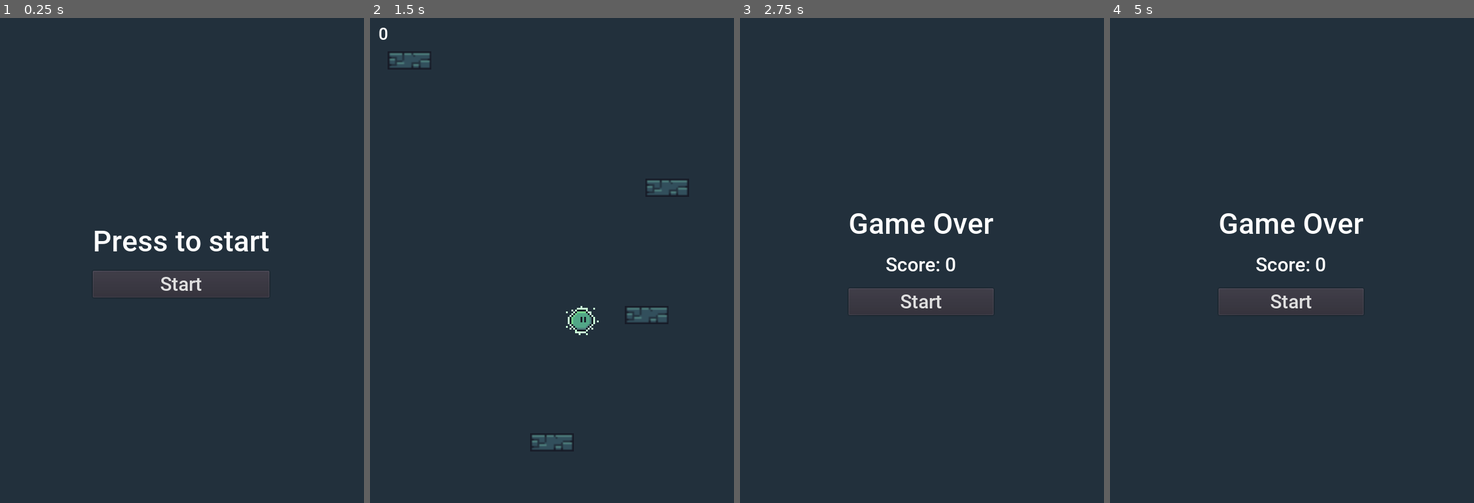
Above: before the commit, frames 1-4 (left to right).
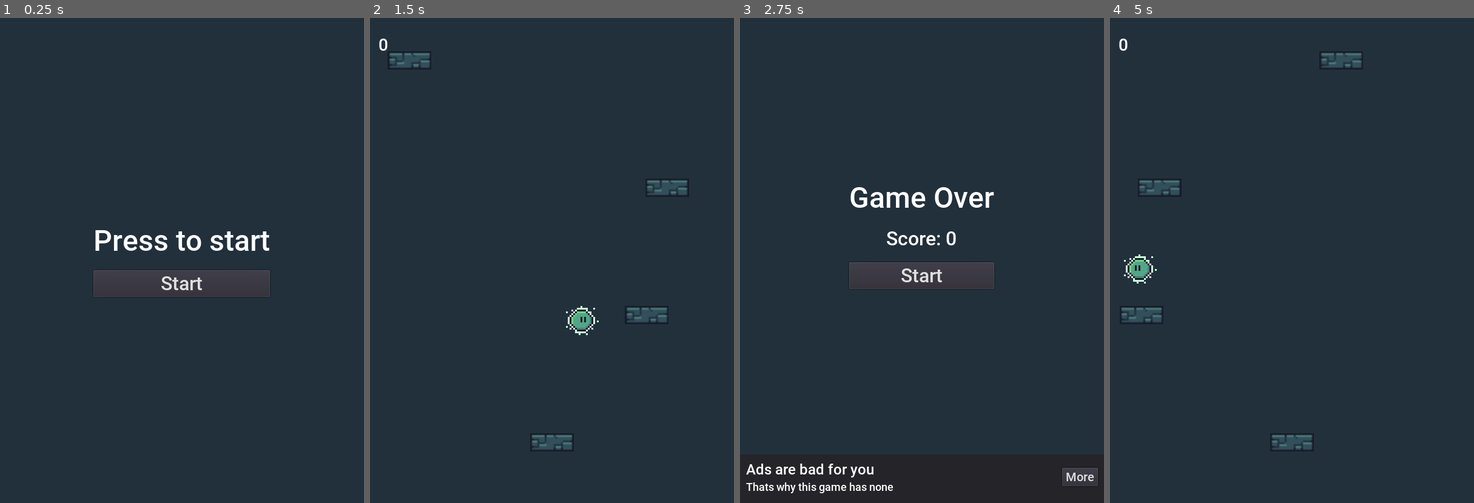
Above: after the commit, the same moments.

Repository: flofriday/jellow
Game: Godot game, scene res://World.tscn
Same seed, same stepped clock (60 frames per second), same inputs: the game is played once before the commit and once after it.
Inputs (mouse positions are in pixels of both pictures, inside the frame that each line leads up to):
- Up to frame 1 (0.25 s): no input
- Up to frame 2 (1.5 s): click "Start" at 0.5 s; hold Right (ui_right) from 1.28 s (still down)
- Up to frame 3 (2.75 s): keep holding Right (ui_right)
- Up to frame 4 (5 s): release Right (ui_right) at 2.75 s; click "Start" (after the commit: "More") at 2.75 s; click (1292, 275) at 3.5 s, where only the run after the commit has a clickable "Start"; hold Left (ui_left) from 4.28 s (still down)

The runs differ from the first frame. In frame 1, 0.7% of the frame differs, in the area x 25-75%, y 43-58%; in frame 2, less than 0.1%; in frame 3, 5.0%, in the area x 1-99%, y 34-98%; in frame 4, 3.3%.

Commit message:
Add "portals" and better UI
The UI isn't that different for the user but the code is much cleaner.

If the player gets out of the view on the right side it will come back
on the left side (just like doodle jump). Of course it also works with
the other sides.

Diff:
--- a/GUI.gd
+++ b/GUI.gd
@@ -1,26 +1,37 @@
 extends CanvasLayer
 
 signal start_game
+signal pause_game
+signal unpause_game
 
 var score = 0
 
 func _ready():
-	$MarginContainer/ScoreLabel.visible = false
-	$StartUI/CenterContainer/VBoxContainer/Score.visible = false
+	set_score(0)
+	$StartUI.visible = true
+	$GameUI.visible = false
+	$PauseUI.visible = false
+	$GameoverUI.visible = false
 
-func _on_Button_pressed():
+func set_score(_score):
+	score = _score
+	$GameUI/MarginContainer/ScoreLabel.text = str(score)
+	$GameoverUI/VBoxContainer/CenterContainer/VBoxContainer/Score.text = "Score: " + str(score)
+
+func _on_StartButton_pressed():
+	set_score(0)
+
 	$StartUI.visible = false
-	set_score(0)
-	$MarginContainer/ScoreLabel.visible = true
+	$GameUI.visible = true
+	$PauseUI.visible = false
+	$GameoverUI.visible = false
+
+	print("starting")
+
 	emit_signal("start_game")
 
 func show_game_over():
-	$StartUI/CenterContainer/VBoxContainer/Title.text = "Game Over"
-	$StartUI/CenterContainer/VBoxContainer/Score.text = "Score: " + str(score)
-	$StartUI/CenterContainer/VBoxContainer/Score.visible = true
-	$StartUI.visible = true
-	$MarginContainer/ScoreLabel.visible = false
-
-func set_score(_score):
-	score = _score
-	$MarginContainer/ScoreLabel.text = str(score)
+	$StartUI.visible = false
+	$GameUI.visible = false
+	$PauseUI.visible = false
+	$GameoverUI.visible = true
--- a/GUI.tscn
+++ b/GUI.tscn
@@ -1,7 +1,8 @@
-[gd_scene load_steps=7 format=2]
+[gd_scene load_steps=8 format=2]
 
 [ext_resource path="res://Roboto-Medium.ttf" type="DynamicFontData" id=1]
 [ext_resource path="res://GUI.gd" type="Script" id=2]
+[ext_resource path="res://NotAnAd.tscn" type="PackedScene" id=3]
 
 [sub_resource type="DynamicFont" id=1]
 size = 48
@@ -12,17 +13,18 @@
 font_data = ExtResource( 1 )
 
 [sub_resource type="DynamicFont" id=3]
+size = 28
+font_data = ExtResource( 1 )
+
+[sub_resource type="DynamicFont" id=4]
 size = 32
-font_data = ExtResource( 1 )
-
-[sub_resource type="DynamicFont" id=4]
-size = 28
 font_data = ExtResource( 1 )
 
 [node name="GUI" type="CanvasLayer"]
 script = ExtResource( 2 )
 
 [node name="StartUI" type="Control" parent="."]
+visible = false
 anchor_right = 1.0
 anchor_bottom = 1.0
 __meta__ = {
@@ -30,20 +32,17 @@
 }
 
 [node name="CenterContainer" type="CenterContainer" parent="StartUI"]
-anchor_left = -0.0012115
-anchor_right = 0.998788
-anchor_bottom = 1.0
-margin_top = 0.726929
-margin_bottom = 0.726929
+anchor_right = 1.0
+anchor_bottom = 1.0
 __meta__ = {
 "_edit_use_anchors_": false
 }
 
 [node name="VBoxContainer" type="VBoxContainer" parent="StartUI/CenterContainer"]
 margin_left = 154.0
-margin_top = 310.0
+margin_top = 339.0
 margin_right = 445.0
-margin_bottom = 489.0
+margin_bottom = 460.0
 custom_constants/separation = 20
 alignment = 1
 __meta__ = {
@@ -61,42 +60,160 @@
 "_edit_use_anchors_": false
 }
 
-[node name="Score" type="Label" parent="StartUI/CenterContainer/VBoxContainer"]
+[node name="StartButton" type="Button" parent="StartUI/CenterContainer/VBoxContainer"]
 margin_top = 77.0
 margin_right = 291.0
-margin_bottom = 115.0
+margin_bottom = 121.0
 custom_fonts/font = SubResource( 2 )
-text = "Score: 0"
-align = 1
-valign = 1
-__meta__ = {
-"_edit_use_anchors_": false
-}
-
-[node name="Button" type="Button" parent="StartUI/CenterContainer/VBoxContainer"]
-margin_top = 135.0
-margin_right = 291.0
-margin_bottom = 179.0
-custom_fonts/font = SubResource( 3 )
 text = "Start"
 __meta__ = {
 "_edit_use_anchors_": false
 }
 
-[node name="MarginContainer" type="MarginContainer" parent="."]
+[node name="GameUI" type="Control" parent="."]
 margin_left = 14.0
 margin_top = 10.0
-__meta__ = {
-"_edit_use_anchors_": false
-}
-
-[node name="ScoreLabel" type="Label" parent="MarginContainer"]
+margin_right = 189.0
+margin_bottom = 79.0
+__meta__ = {
+"_edit_use_anchors_": false
+}
+
+[node name="MarginContainer" type="MarginContainer" parent="GameUI"]
 margin_right = 175.0
 margin_bottom = 69.0
+__meta__ = {
+"_edit_use_anchors_": false
+}
+
+[node name="ScoreLabel" type="Label" parent="GameUI/MarginContainer"]
+margin_top = 18.0
+margin_right = 175.0
+margin_bottom = 51.0
+custom_fonts/font = SubResource( 3 )
+text = "Score: 0"
+__meta__ = {
+"_edit_use_anchors_": false
+}
+
+[node name="PauseUI" type="Control" parent="."]
+visible = false
+anchor_right = 1.0
+anchor_bottom = 1.0
+__meta__ = {
+"_edit_use_anchors_": false
+}
+
+[node name="CenterContainer" type="CenterContainer" parent="PauseUI"]
+anchor_right = 1.0
+anchor_bottom = 1.0
+__meta__ = {
+"_edit_use_anchors_": false
+}
+
+[node name="VBoxContainer" type="VBoxContainer" parent="PauseUI/CenterContainer"]
+margin_left = 229.0
+margin_top = 339.0
+margin_right = 370.0
+margin_bottom = 460.0
+custom_constants/separation = 20
+alignment = 1
+__meta__ = {
+"_edit_use_anchors_": false
+}
+
+[node name="Title" type="Label" parent="PauseUI/CenterContainer/VBoxContainer"]
+margin_right = 141.0
+margin_bottom = 57.0
+custom_fonts/font = SubResource( 1 )
+text = "Pause"
+align = 1
+valign = 1
+__meta__ = {
+"_edit_use_anchors_": false
+}
+
+[node name="Button" type="Button" parent="PauseUI/CenterContainer/VBoxContainer"]
+margin_top = 77.0
+margin_right = 141.0
+margin_bottom = 121.0
+custom_fonts/font = SubResource( 2 )
+text = "Continue"
+__meta__ = {
+"_edit_use_anchors_": false
+}
+
+[node name="GameoverUI" type="Control" parent="."]
+anchor_right = 1.0
+anchor_bottom = 1.0
+__meta__ = {
+"_edit_use_anchors_": false
+}
+
+[node name="VBoxContainer" type="VBoxContainer" parent="GameoverUI"]
+anchor_right = 1.0
+anchor_bottom = 1.0
+__meta__ = {
+"_edit_use_anchors_": false
+}
+
+[node name="CenterContainer" type="CenterContainer" parent="GameoverUI/VBoxContainer"]
+margin_right = 600.0
+margin_bottom = 716.0
+size_flags_vertical = 3
+__meta__ = {
+"_edit_use_anchors_": false
+}
+
+[node name="VBoxContainer" type="VBoxContainer" parent="GameoverUI/VBoxContainer/CenterContainer"]
+margin_left = 180.0
+margin_top = 268.0
+margin_right = 419.0
+margin_bottom = 447.0
+custom_constants/separation = 20
+alignment = 1
+__meta__ = {
+"_edit_use_anchors_": false
+}
+
+[node name="Title" type="Label" parent="GameoverUI/VBoxContainer/CenterContainer/VBoxContainer"]
+margin_right = 239.0
+margin_bottom = 57.0
+custom_fonts/font = SubResource( 1 )
+text = "Game Over"
+align = 1
+valign = 1
+__meta__ = {
+"_edit_use_anchors_": false
+}
+
+[node name="Score" type="Label" parent="GameoverUI/VBoxContainer/CenterContainer/VBoxContainer"]
+margin_top = 77.0
+margin_right = 239.0
+margin_bottom = 115.0
 custom_fonts/font = SubResource( 4 )
-text = "Score: 0
-Highscore: 10"
-__meta__ = {
-"_edit_use_anchors_": false
-}
-[connection signal="pressed" from="StartUI/CenterContainer/VBoxContainer/Button" to="." method="_on_Button_pressed"]
+text = "Score: 0"
+align = 1
+valign = 1
+__meta__ = {
+"_edit_use_anchors_": false
+}
+
+[node name="StartButton" type="Button" parent="GameoverUI/VBoxContainer/CenterContainer/VBoxContainer"]
+margin_top = 135.0
+margin_right = 239.0
+margin_bottom = 179.0
+custom_fonts/font = SubResource( 2 )
+text = "Start"
+__meta__ = {
+"_edit_use_anchors_": false
+}
+
+[node name="NotAnAd" parent="GameoverUI/VBoxContainer" instance=ExtResource( 3 )]
+anchor_right = 0.0
+anchor_bottom = 0.0
+margin_top = 720.0
+margin_right = 600.0
+margin_bottom = 800.0
+[connection signal="pressed" from="StartUI/CenterContainer/VBoxContainer/StartButton" to="." method="_on_StartButton_pressed"]
+[connection signal="pressed" from="GameoverUI/VBoxContainer/CenterContainer/VBoxContainer/StartButton" to="." method="_on_StartButton_pressed"]
--- /dev/null
+++ b/NotAnAd.gd
@@ -0,0 +1,13 @@
+extends Panel
+
+func _ready():
+	# Generate a nice text for the current adds
+	set_texts("Ads are bad for you", "Thats why this game has none", "More")
+
+func set_texts(title, description, button):
+	$MarginContainer/HBoxContainer/VBoxContainer/Header.text = title
+	$MarginContainer/HBoxContainer/VBoxContainer/Text.text = description
+	$MarginContainer/HBoxContainer/CenterContainer/Button.text = button
+
+func _on_Button_pressed():
+	OS.shell_open("https://github.com/flofriday/jellow")
--- /dev/null
+++ b/NotAnAd.tscn
@@ -0,0 +1,81 @@
+[gd_scene load_steps=7 format=2]
+
+[ext_resource path="res://Roboto-Medium.ttf" type="DynamicFontData" id=1]
+[ext_resource path="res://NotAnAd.gd" type="Script" id=2]
+
+[sub_resource type="DynamicFont" id=1]
+size = 24
+font_data = ExtResource( 1 )
+
+[sub_resource type="DynamicFont" id=2]
+size = 18
+font_data = ExtResource( 1 )
+
+[sub_resource type="Theme" id=4]
+
+[sub_resource type="DynamicFont" id=3]
+size = 20
+font_data = ExtResource( 1 )
+
+[node name="NotAnAd" type="Panel"]
+anchor_right = 1.0
+anchor_bottom = 1.0
+margin_bottom = -720.0
+rect_min_size = Vector2( 0, 80 )
+script = ExtResource( 2 )
+__meta__ = {
+"_edit_use_anchors_": false
+}
+
+[node name="MarginContainer" type="MarginContainer" parent="."]
+anchor_right = 1.0
+anchor_bottom = 1.0
+margin_left = 10.0
+margin_top = 10.0
+margin_right = -10.0
+margin_bottom = -10.0
+size_flags_horizontal = 3
+__meta__ = {
+"_edit_use_anchors_": false
+}
+
+[node name="HBoxContainer" type="HBoxContainer" parent="MarginContainer"]
+margin_right = 580.0
+margin_bottom = 55.0
+size_flags_vertical = 0
+alignment = 1
+__meta__ = {
+"_edit_use_anchors_": false
+}
+
+[node name="VBoxContainer" type="VBoxContainer" parent="MarginContainer/HBoxContainer"]
+margin_right = 517.0
+margin_bottom = 55.0
+size_flags_horizontal = 3
+
+[node name="Header" type="Label" parent="MarginContainer/HBoxContainer/VBoxContainer"]
+margin_right = 517.0
+margin_bottom = 29.0
+custom_fonts/font = SubResource( 1 )
+text = "A very big header"
+
+[node name="Text" type="Label" parent="MarginContainer/HBoxContainer/VBoxContainer"]
+margin_top = 33.0
+margin_right = 517.0
+margin_bottom = 55.0
+custom_fonts/font = SubResource( 2 )
+text = "Some useless text"
+
+[node name="CenterContainer" type="CenterContainer" parent="MarginContainer/HBoxContainer"]
+margin_left = 521.0
+margin_right = 580.0
+margin_bottom = 55.0
+
+[node name="Button" type="Button" parent="MarginContainer/HBoxContainer/CenterContainer"]
+margin_top = 12.0
+margin_right = 59.0
+margin_bottom = 42.0
+theme = SubResource( 4 )
+custom_fonts/font = SubResource( 3 )
+text = "Open"
+[connection signal="pressed" from="MarginContainer/HBoxContainer/CenterContainer/Button" to="." method="_on_Button_pressed"]
--- /dev/null
+++ b/Platform.tscn
@@ -0,0 +1,17 @@
+[gd_scene load_steps=3 format=2]
+
+[ext_resource path="res://platform.png" type="Texture" id=1]
+
+[sub_resource type="RectangleShape2D" id=1]
+extents = Vector2( 36, 15 )
+
+[node name="Platform" type="StaticBody2D"]
+position = Vector2( 259.128, 391.084 )
+
+[node name="Sprite" type="Sprite" parent="."]
+scale = Vector2( 3, 3 )
+texture = ExtResource( 1 )
+
+[node name="CollisionShape2D" type="CollisionShape2D" parent="."]
+shape = SubResource( 1 )
+one_way_collision = true
--- /dev/null
+++ b/PlatformBreak.gd
@@ -0,0 +1,7 @@
+extends RigidBody2D
+
+# TODO: fix that
+func _physics_process(_delta):
+	if len(get_colliding_bodies()) > 0:
+		visible = false
+		print("break")
--- a/Rock.tscn
+++ b/PlatformBreak.tscn
@@ -1,17 +1,19 @@
-[gd_scene load_steps=3 format=2]
+[gd_scene load_steps=4 format=2]
 
 [ext_resource path="res://platform.png" type="Texture" id=1]
+[ext_resource path="res://PlatformBreak.gd" type="Script" id=2]
 
 [sub_resource type="RectangleShape2D" id=1]
 extents = Vector2( 36, 15 )
 
-[node name="Rock" type="StaticBody2D"]
-position = Vector2( 259.128, 391.084 )
+[node name="PfatformBreak" type="RigidBody2D"]
+mode = 1
+script = ExtResource( 2 )
 
 [node name="Sprite" type="Sprite" parent="."]
+modulate = Color( 0.917647, 0.32549, 0.32549, 1 )
 scale = Vector2( 3, 3 )
 texture = ExtResource( 1 )
 
 [node name="CollisionShape2D" type="CollisionShape2D" parent="."]
 shape = SubResource( 1 )
-one_way_collision = true
--- a/Player.gd
+++ b/Player.gd
@@ -35,7 +35,7 @@
 
 # Here we move the player via the gyroscope (tilting of the phone)
 func user_input_mobile():
-	motion.x = Input.get_accelerometer().x * 100
+	motion.x = Input.get_accelerometer().x * 200
 
 # Move the player depending on the user input
 func user_input():
@@ -48,13 +48,12 @@
 	# Exit if freeze is on
 	if freeze:
 		motion = Vector2()
-		move_and_slide(motion, UP_DIRECTION)
+		motion = move_and_slide(motion, UP_DIRECTION)
 		return
 
 	# Get the user input
 	user_input()
 
-	# Gravitiy
 	motion.y += GRAVITY
 
 	# Jump
@@ -70,5 +69,12 @@
 	# Move the body
 	motion = move_and_slide(motion, UP_DIRECTION)
 
+	# Teleport the player if he is out the frame
+	if position.x > get_viewport().size.x:
+		position.x = 0
+	elif position.x < 0:
+		position.x = get_viewport().size.x
+
+	# Gravitiy
 	# Animate the player
 	update_animation()
--- a/WorldGenerator.gd
+++ b/WorldGenerator.gd
@@ -1,16 +1,19 @@
 extends Node2D
 
-var platform = load("res://Rock.tscn")
+var platform = load("res://Platform.tscn")
 var platform_size = platform.instance().get_node("CollisionShape2D").get_shape().extents
 
-func _physics_process(delta):
+var platform_break = load("res://PlatformBreak.tscn")
+var platform_break_size = platform.instance().get_node("CollisionShape2D").get_shape().extents
+
+func _physics_process(_delta):
 	generate_platforms()
 	remove_platforms()
 
 func startup():
 	# Get the players position and place a platform under it
 	var player = get_owner().get_node("Player")
-	addPlatform(player.position.x, player.position.y + 300)
+	add_platform(player.position.x, player.position.y + 300, platform)
 
 func clear_all():
 	for child in get_children():
@@ -31,9 +34,7 @@
 func generate_platforms():
 	# Check if its needed to generate platforms
 	var upper_limit = get_owner().get_node("CameraController").position.y - get_viewport().size.y/2
-	upper_limit += 260
 	var highest = get_highest()
-	print(highest)
 	if highest == null:
 		return
 
@@ -41,21 +42,19 @@
 		return
 
 	var start = highest
-	print("new platform at:" + str(start))
 	var x = rand_range(0+platform_size.x, 600-platform_size.x)
-	addPlatform(x, start - 210)
+	add_platform(x, start - 210, platform)
 
 func remove_platforms():
 	var lower_limit = get_owner().get_node("CameraController").position.y + get_viewport().size.y/2
-	lower_limit -= 100
 	for child in get_children():
 		if child.position.y > lower_limit:
 			remove_child(child)
 			child.queue_free()
 
 # This function adds a platform at the x and y cordinates provided
-func addPlatform(x, y):
-	var instance = platform.instance()
+func add_platform(x, y, scene):
+	var instance = scene.instance()
 	instance.position.x = x
 	instance.position.y = y
 	add_child(instance)
Binary file removed: wall.png
Not shown, removed: wall.png.import
